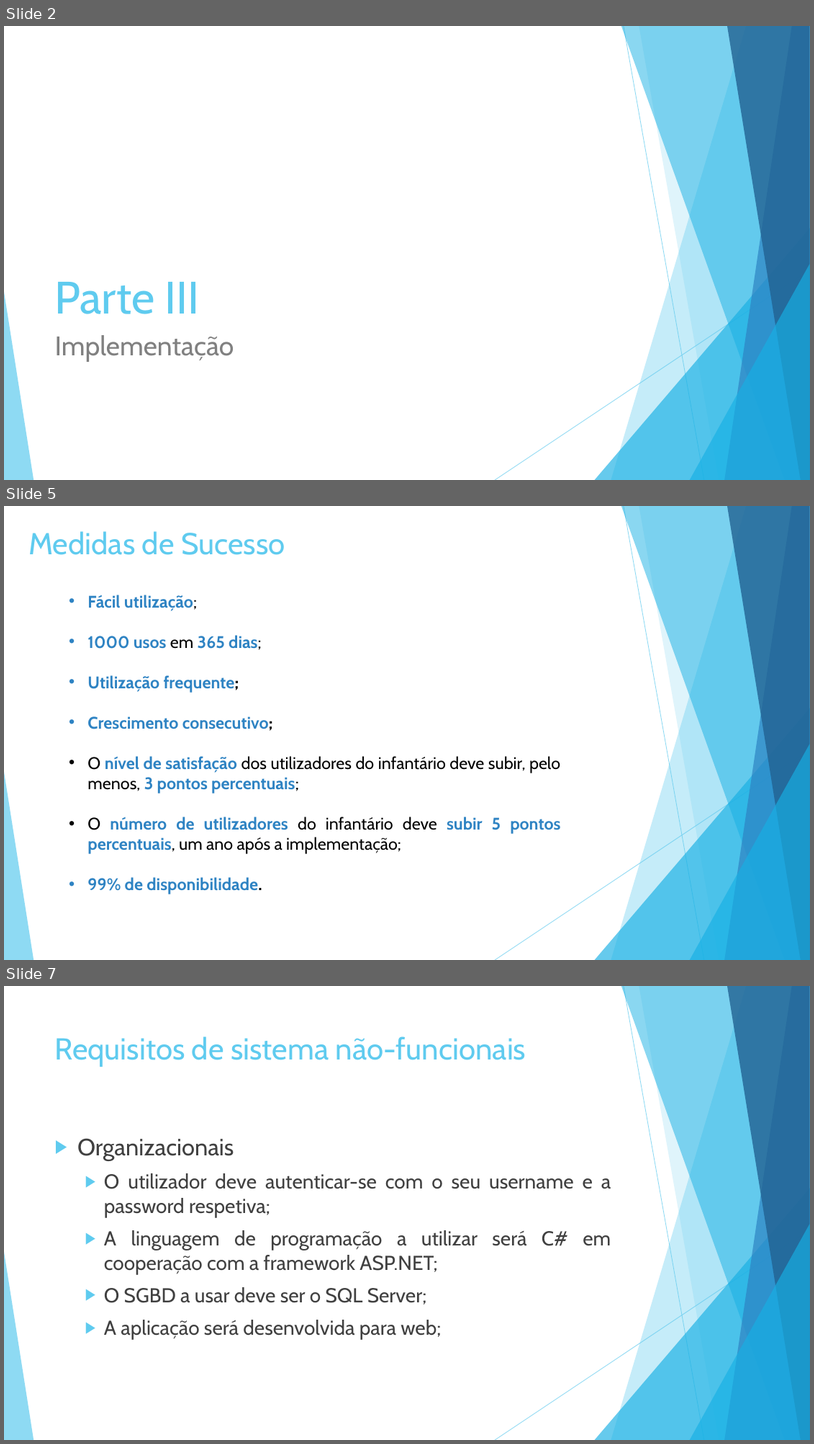
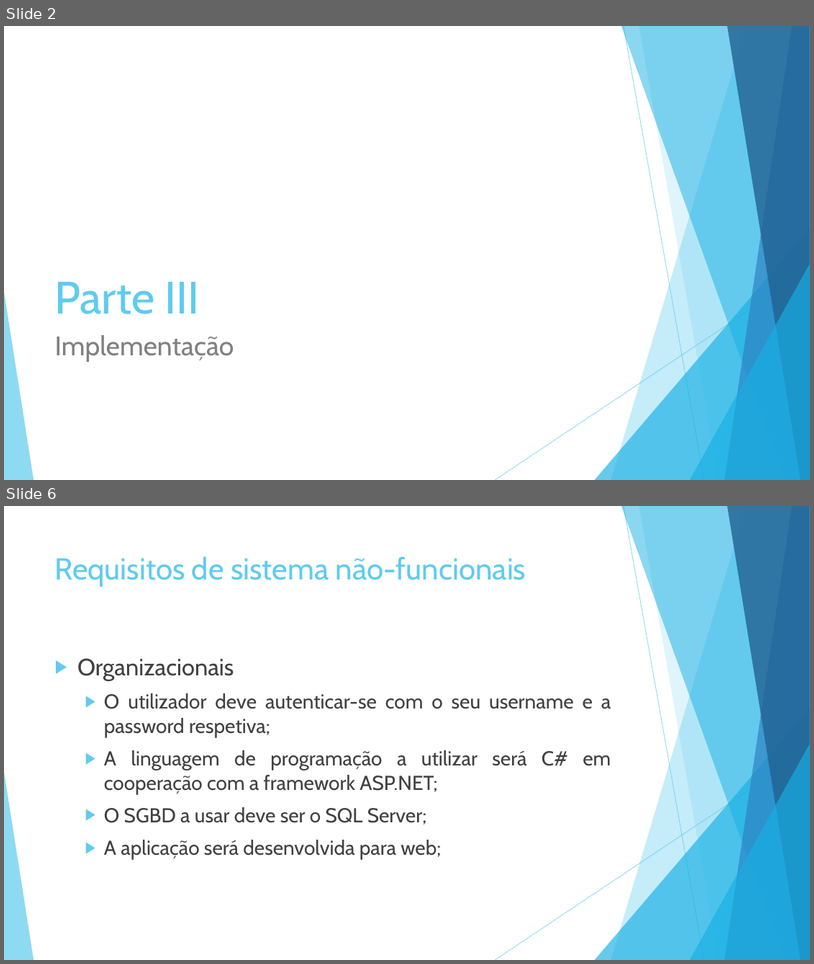
Before and after one commit to vitorjrc/babysitting-system, a slide deck: relatorio/Fase 3/LI4.pptx. Shown one above the other, each under a label of ours: slides 2, 5 and 7 before the commit, slides 2 and 6 after it; the slides between them are not shown. The pictures are 814x1444 and 814x964 pixels, drawn with LibreOffice and Linux fonts; fonts in the diff are those of the drawing. Boxes give left, top, right and bottom in pixels: in the first picture for what was removed or moved away, otherwise in the second. Text is boxed around its words. In the diff, an @@ line names an element or a change of style, - is before the commit and + after.

```diff
--- a/relatorio/Fase 3/LI4.pptx
+++ b/relatorio/Fase 3/LI4.pptx
@@ slide 5 removed at <box>4,506,810,960</box>, background #FFFFFF; not listed: 10 template elements that a slide beside it also shows @@
@@ text removed at <box>28,531,285,555</box> @@
-Medidas de Sucesso
@@ text removed at <box>88,595,561,894</box> @@
-• Fácil utilização;
-• 1000 usos em 365 dias;
-• Utilização frequente;
-• Crescimento consecutivo;
-• O nível de satisfação dos utilizadores do infantário deve subir, pelo menos, 3 pontos percentuais;
-• O número de utilizadores do infantário deve subir 5 pontos percentuais, um ano após a implementação;
-• 99% de disponibilidade.
@@ what was slide 7 is now slide 6 @@
```
Also in this commit, not shown: 7 slides changed, 6 slides added, 9 other slides removed.
